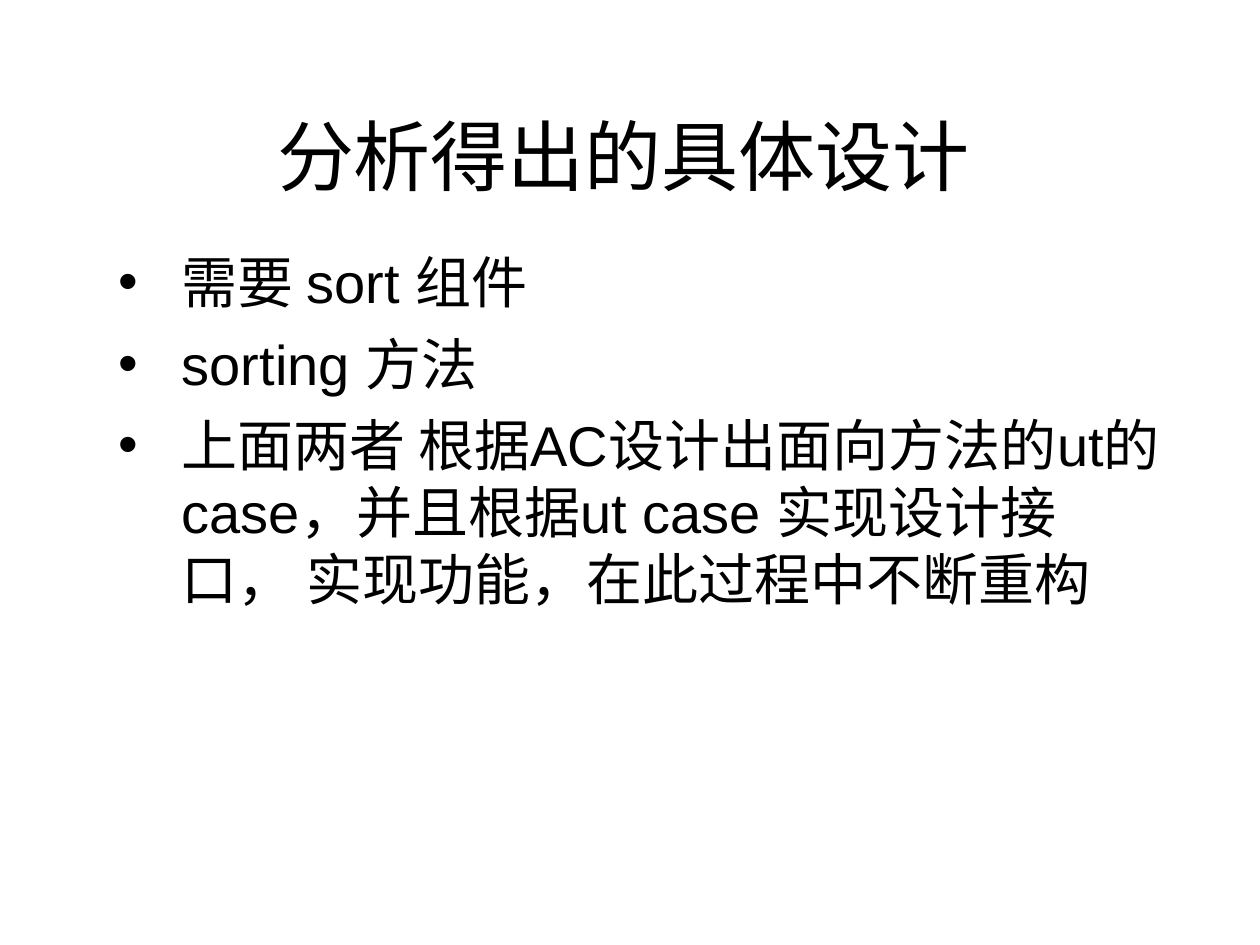
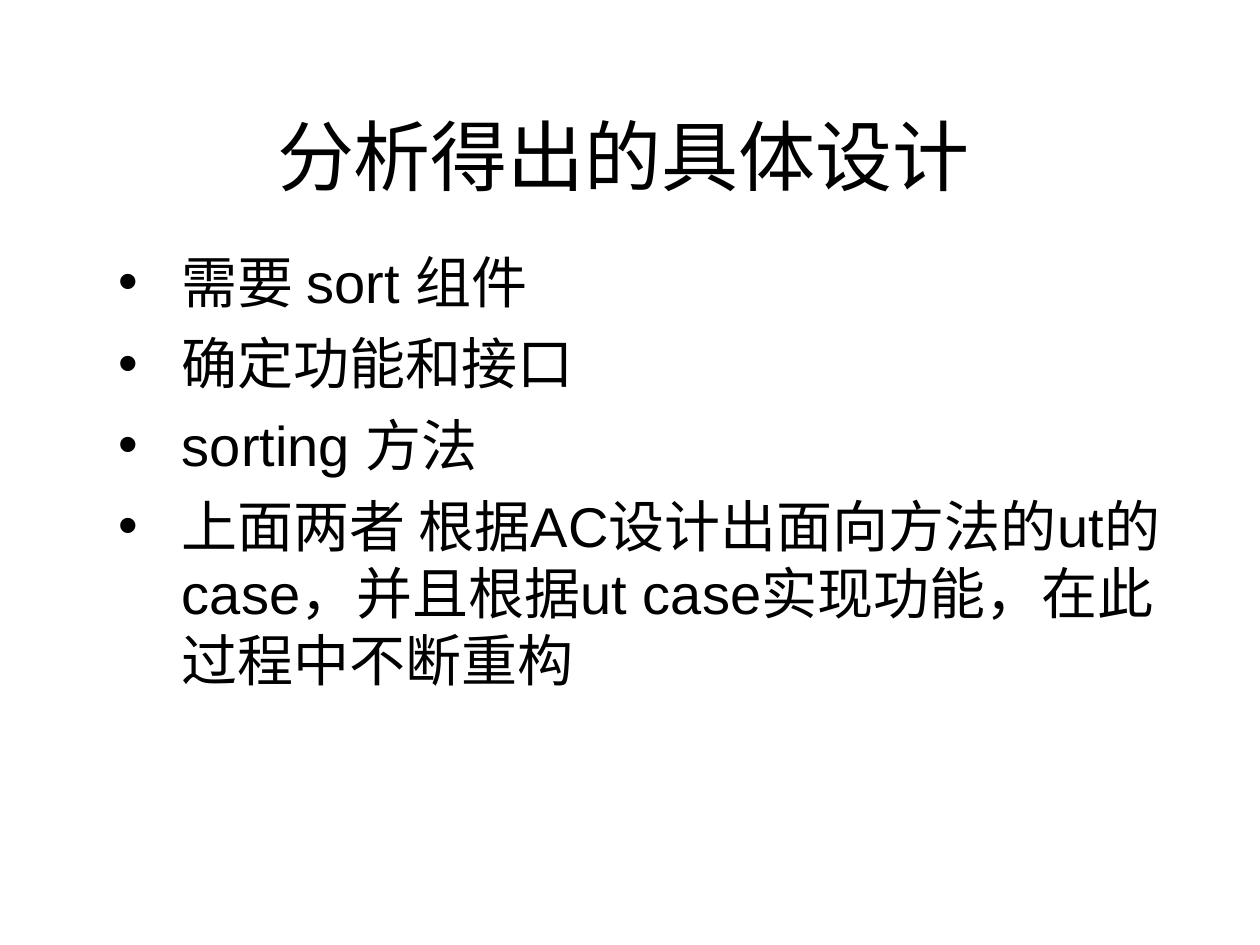
Before and after one commit to denghuang-kooboo/tdd-bdd-test, a slide deck: slide 4 of PPT/BDD+TDD.ppt. Drawn at 1260x945 pixels with LibreOffice and Linux fonts; fonts in the diff are those of the drawing. Boxes give left, top, right and bottom in pixels: in the first picture for what was removed or moved away, otherwise in the second. Text is boxed around its words. In the diff, an @@ line names an element or a change of style, - is before the commit and + after.

Commit message:
ptt adjustment

```diff
--- a/PPT/BDD+TDD.ppt
+++ b/PPT/BDD+TDD.ppt
@@ subtitle at [182, 336, 574, 389]: paragraph added @@
+• 确定功能和接口
@@ subtitle at [182, 499, 1161, 686]: text changed @@
-• 上面两者 根据AC设计出面向方法的ut的case，并且根据ut case 实现设计接口， 实现功能，在此过程中不断重构
+• 上面两者 根据AC设计出面向方法的ut的case，并且根据ut case实现功能，在此过程中不断重构
```
